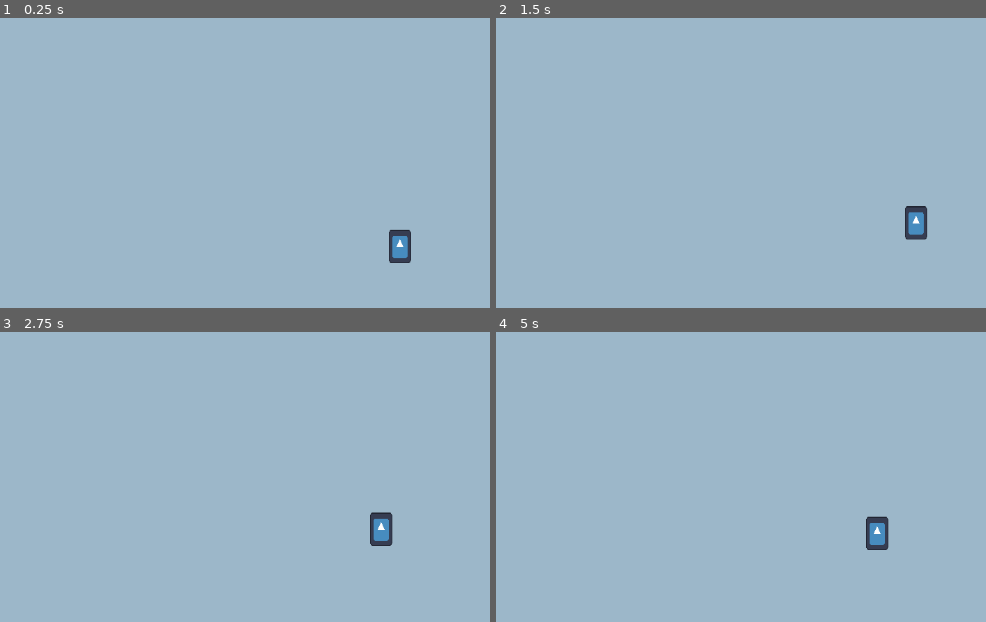
Above: before the commit, frames 1-4 (two rows, left to right).
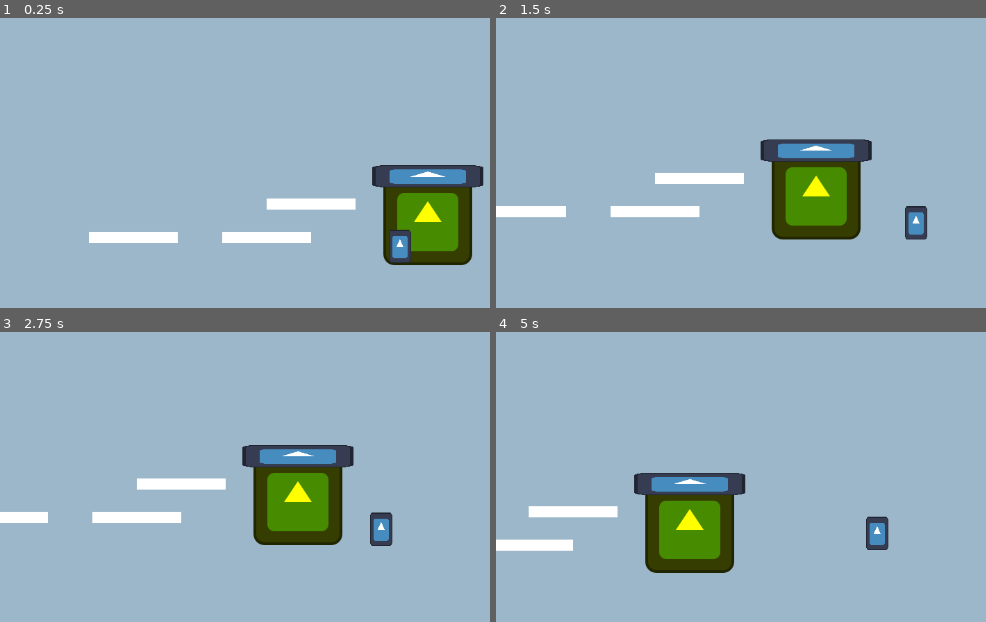
Above: after the commit, the same moments.

Repository: get-shwifty/LD56
Game: Godot game, scene res://main.tscn
Two runs of this game, one before a commit and one after it. Both use one fixed random seed, a clock stepped at 60 frames per second and the inputs below. The engine's default icon, where the game draws it, is replaced by a stand-in: a white triangle on a blue panel in a dark square.
Inputs:
- Up to frame 1 (0.25 s): no input
- Up to frame 2 (1.5 s): hold Right (ui_right) from 0.53 s (still down); tap Up (ui_up) at 0.77 s
- Up to frame 3 (2.75 s): tap Up (ui_up) at 1.52 s; release Right (ui_right) at 2.03 s; hold Left (ui_left) from 2.03 s (still down)
- Up to frame 4 (5 s): release Left (ui_left) at 2.78 s; hold Right (ui_right) 2.78-4.28 s; tap Up (ui_up) at 3.02, 3.77, 4.52 s; hold Left (ui_left) from 4.28 s (still down)

The runs differ from the first frame. In frame 1, 8.2% of the frame differs, in the area x 18-99%, y 50-86%; in frame 2, 8.6%, in the area x 0-77%, y 41-77%; in frame 3, 8.4%; in frame 4, 8.0%.

Commit message:
reactive mushroom

Diff:
--- a/main.tscn
+++ b/main.tscn
@@ -1,29 +1,35 @@
-[gd_scene load_steps=4 format=3 uid="uid://bxqu8dcsym3vw"]
+[gd_scene load_steps=5 format=3 uid="uid://bxqu8dcsym3vw"]
 
 [ext_resource type="PackedScene" uid="uid://bk1ofwjmh8v4t" path="res://src/player.tscn" id="1_w8u5x"]
 [ext_resource type="PackedScene" uid="uid://dljuk7fm1akkj" path="res://tmp_platform.tscn" id="2_diwen"]
+[ext_resource type="PackedScene" uid="uid://bo74cfhrjn5b3" path="res://src/reactive_mushroom.tscn" id="3_afgxt"]
 
 [sub_resource type="RectangleShape2D" id="RectangleShape2D_famdq"]
 size = Vector2(1152, 312)
 
 [node name="Main" type="Node2D"]
 
-[node name="Player" parent="." instance=ExtResource("1_w8u5x")]
-position = Vector2(576, 448)
+[node name="World" type="Node2D" parent="."]
 
-[node name="StaticBody2D" type="StaticBody2D" parent="."]
+[node name="StaticBody2D" type="StaticBody2D" parent="World"]
 position = Vector2(0, 520)
 
-[node name="CollisionShape2D" type="CollisionShape2D" parent="StaticBody2D"]
+[node name="CollisionShape2D" type="CollisionShape2D" parent="World/StaticBody2D"]
 position = Vector2(576, 156)
 shape = SubResource("RectangleShape2D_famdq")
 debug_color = Color(0, 0.6, 0.701961, 1)
 
-[node name="StaticBody2D2" parent="." instance=ExtResource("2_diwen")]
+[node name="StaticBody2D2" parent="World" instance=ExtResource("2_diwen")]
 position = Vector2(192, 480)
 
-[node name="StaticBody2D3" parent="." instance=ExtResource("2_diwen")]
+[node name="StaticBody2D3" parent="World" instance=ExtResource("2_diwen")]
 position = Vector2(384, 480)
 
-[node name="StaticBody2D4" parent="." instance=ExtResource("2_diwen")]
+[node name="StaticBody2D4" parent="World" instance=ExtResource("2_diwen")]
 position = Vector2(448, 432)
+
+[node name="ReactiveMushroom" parent="World" instance=ExtResource("3_afgxt")]
+position = Vector2(616, 520)
+
+[node name="Player" parent="." instance=ExtResource("1_w8u5x")]
+position = Vector2(576, 448)
--- a/src/player.tscn
+++ b/src/player.tscn
@@ -84,7 +84,7 @@
 
 [sub_resource type="Animation" id="Animation_xide1"]
 resource_name = "jump"
-length = 0.1
+length = 0.1332
 step = 0.0333
 tracks/0/type = "value"
 tracks/0/imported = false
@@ -93,7 +93,7 @@
 tracks/0/interp = 1
 tracks/0/loop_wrap = true
 tracks/0/keys = {
-"times": PackedFloat32Array(0, 0.0333333, 0.1),
+"times": PackedFloat32Array(0, 0.0666667, 0.1332),
 "transitions": PackedFloat32Array(1, 1, 1),
 "update": 0,
 "values": [Vector2(0.25, 0.375), Vector2(0.2, 0.4), Vector2(0.25, 0.375)]
--- /dev/null
+++ b/src/reactive_component.gd
@@ -0,0 +1,10 @@
+extends Area2D
+class_name Reactive
+
+signal on_reaction()
+@export var reactive_to_melody = ""
+
+func melody_played(melody_name):
+	if melody_name == reactive_to_melody:
+		on_reaction.emit()
+		return true
--- /dev/null
+++ b/src/reactive_component.tscn
@@ -0,0 +1,13 @@
+[gd_scene load_steps=3 format=3 uid="uid://h1cddxillf0g"]
+
+[ext_resource type="Script" path="res://src/reactive_component.gd" id="1_3uu0v"]
+
+[sub_resource type="CircleShape2D" id="CircleShape2D_2qhhl"]
+resource_local_to_scene = true
+radius = 160.0
+
+[node name="ReactiveComponent" type="Area2D"]
+script = ExtResource("1_3uu0v")
+
+[node name="CollisionShape2D" type="CollisionShape2D" parent="."]
+shape = SubResource("CircleShape2D_2qhhl")
--- /dev/null
+++ b/src/reactive_mushroom.gd
@@ -0,0 +1,23 @@
+extends Node2D
+
+
+# Called when the node enters the scene tree for the first time.
+func _ready() -> void:
+	pass # Replace with function body.
+
+
+# Called every frame. 'delta' is the elapsed time since the previous frame.
+func _process(delta: float) -> void:
+	pass
+
+
+func _on_reactive_component_on_reaction() -> void:
+	$Timer.start()
+	# TODO animate blend
+	$Activated.show()
+	$Disabled.hide()
+
+
+func _on_timer_timeout() -> void:
+	$Activated.hide()
+	$Disabled.show()
--- /dev/null
+++ b/src/reactive_mushroom.tscn
@@ -0,0 +1,30 @@
+[gd_scene load_steps=4 format=3 uid="uid://bo74cfhrjn5b3"]
+
+[ext_resource type="Script" path="res://src/reactive_mushroom.gd" id="1_3r4gt"]
+[ext_resource type="Texture2D" uid="uid://dsjm0i3b38fy6" path="res://icon.svg" id="1_jnegy"]
+[ext_resource type="PackedScene" uid="uid://h1cddxillf0g" path="res://src/reactive_component.tscn" id="2_pthwc"]
+
+[node name="ReactiveMushroom" type="Node2D"]
+script = ExtResource("1_3r4gt")
+
+[node name="Sprite2D" type="Sprite2D" parent="."]
+modulate = Color(1, 1, 0, 1)
+position = Vector2(0, -64)
+texture = ExtResource("1_jnegy")
+
+[node name="Disabled" type="Sprite2D" parent="."]
+modulate = Color(0, 0, 0, 1)
+position = Vector2(-3.8147e-06, -128)
+scale = Vector2(1.25, 0.25)
+texture = ExtResource("1_jnegy")
+
+[node name="Activated" type="Sprite2D" parent="."]
+position = Vector2(0, -128)
+scale = Vector2(1.25, 0.25)
+texture = ExtResource("1_jnegy")
+
+[node name="ReactiveComponent" parent="." instance=ExtResource("2_pthwc")]
+
+[node name="Timer" type="Timer" parent="."]
+
+[connection signal="timeout" from="Timer" to="." method="_on_timer_timeout"]
--- a/tmp_platform.tscn
+++ b/tmp_platform.tscn
@@ -4,9 +4,14 @@
 size = Vector2(128, 16)
 
 [node name="StaticBody2D2" type="StaticBody2D"]
-position = Vector2(320, 456)
 
 [node name="CollisionShape2D" type="CollisionShape2D" parent="."]
 shape = SubResource("RectangleShape2D_ibnll")
 one_way_collision = true
 debug_color = Color(0, 0.6, 0.701961, 1)
+
+[node name="ColorRect" type="ColorRect" parent="."]
+offset_left = -64.0
+offset_top = -8.0
+offset_right = 64.0
+offset_bottom = 8.0
